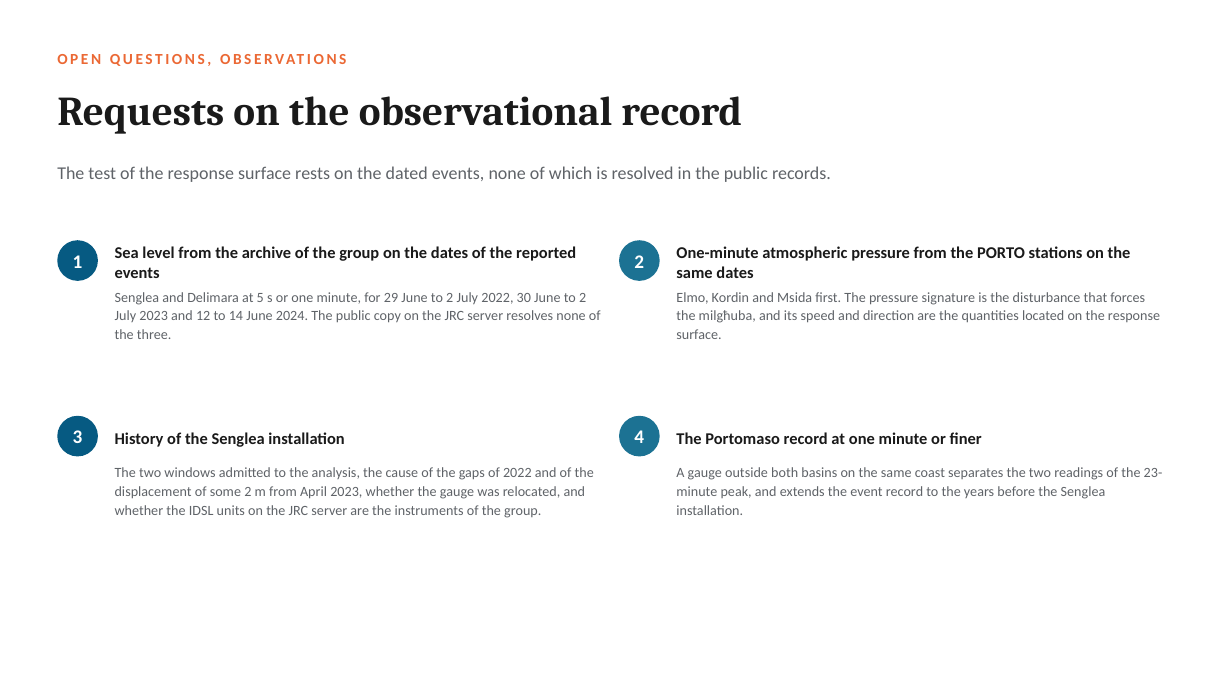
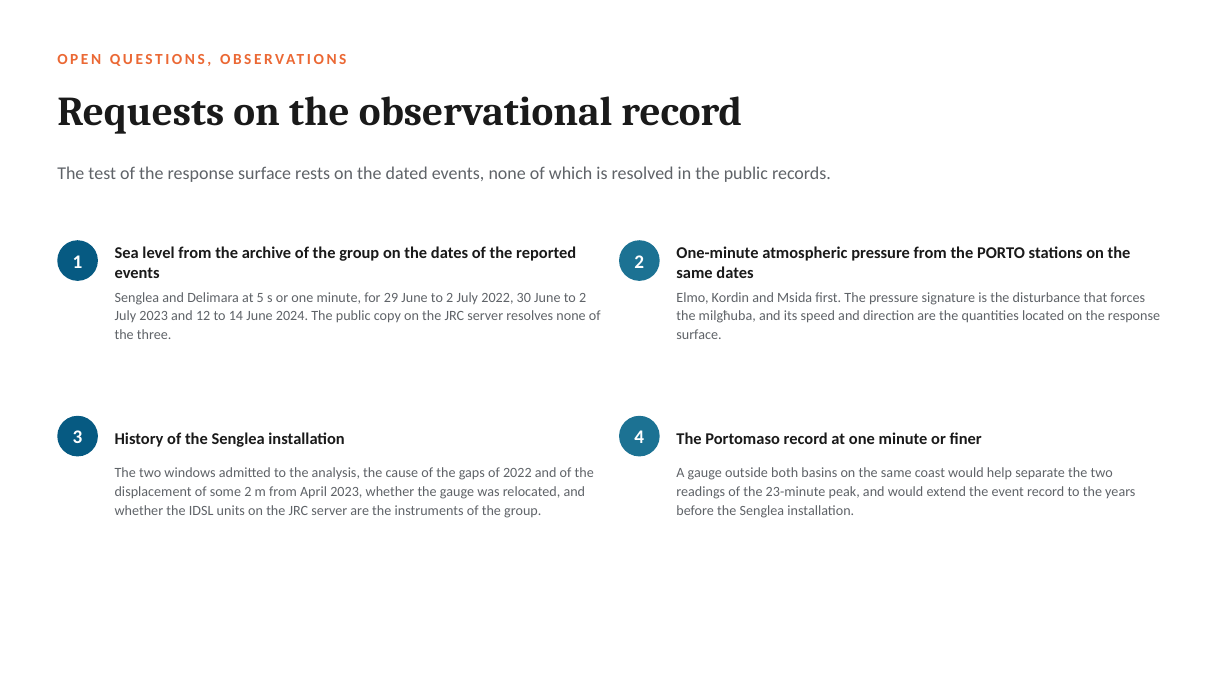
Before and after one commit to cicero-martins/MaltaDT, a slide deck: slide 17 of docs/valletta_model_concept_2026-10-08.pptx. Drawn at 1232x693 pixels with LibreOffice and Linux fonts; fonts in the diff are those of the drawing. Boxes give left, top, right and bottom in pixels: in the first picture for what was removed or moved away, otherwise in the second. Text is boxed around its words. In the diff, an @@ line names an element or a change of style, - is before the commit and + after.

Commit message:
docs(deck): state the results of the full deck as preliminary
The full deck presented one-dimensional estimates, a single-gauge
spectrum and an idealised boundary test as settled findings. The wording
now matches the short version: estimates as estimates, the domain and
the design as proposals, the readings of the Senglea spectrum as
provisional, and the boundary as a working configuration. The cover
edited in PowerPoint is carried over by copy_deck_cover.ps1.

```diff
--- a/docs/valletta_model_concept_2026-10-08.pptx
+++ b/docs/valletta_model_concept_2026-10-08.pptx
@@ text at (x1=676, y1=467, x2=1135, y2=518): text changed @@
-A gauge outside both basins on the same coast separates the two readings of the 23-minute peak, and extends the event record to the years before the Senglea installation.
+A gauge outside both basins on the same coast would help separate the two readings of the 23-minute peak, and would extend the event record to the years before the Senglea installation.
```
Also in this commit, not shown: 14 other slides changed, 1 other file.
